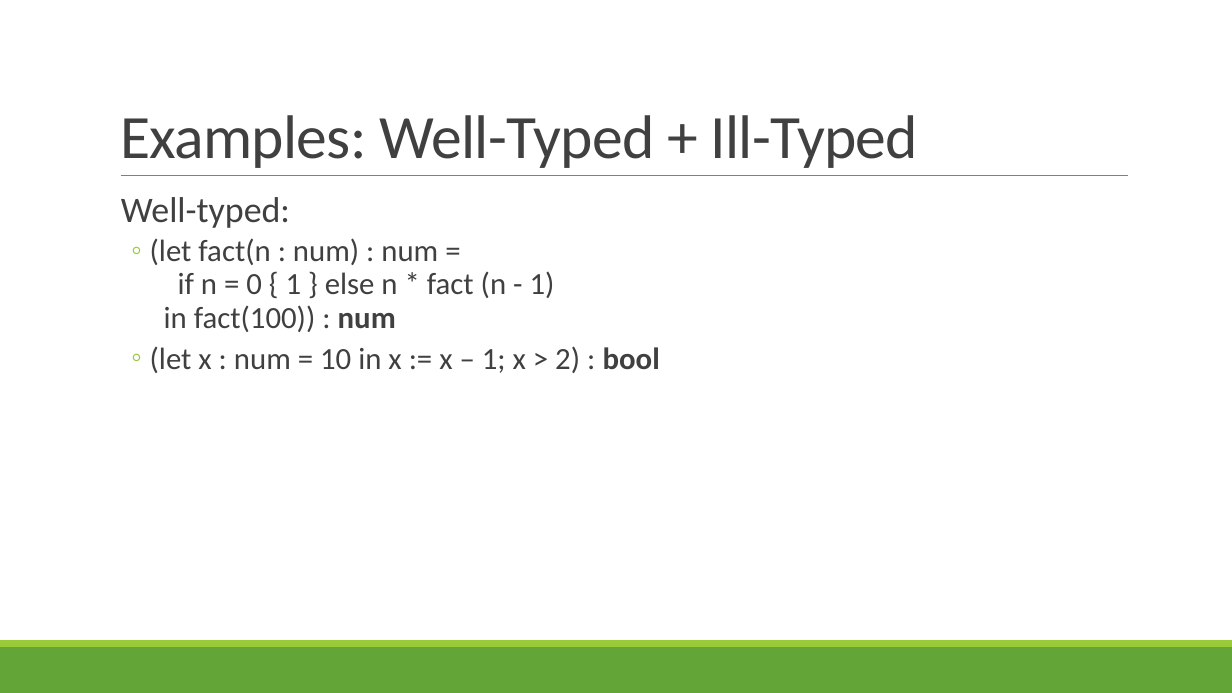
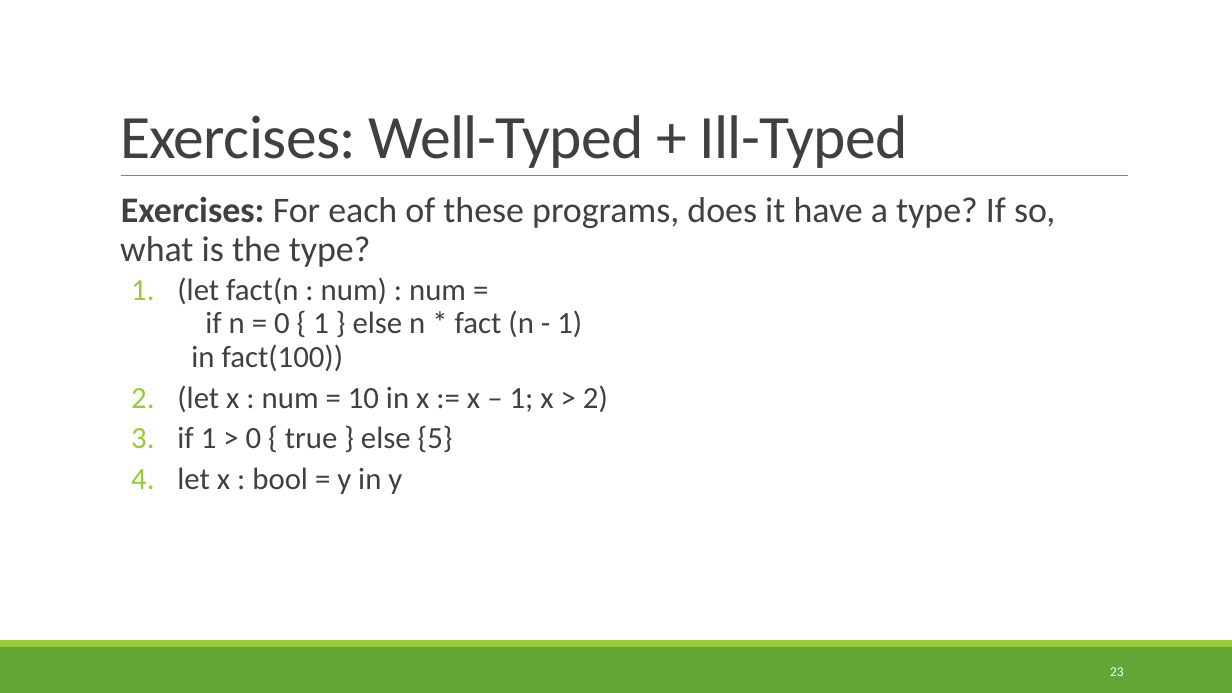
Before and after one commit to rbohrer/pl-course, a slide deck: slide 23 of LectureSlides/07Types.pptx. Drawn at 1232x693 pixels with LibreOffice and Linux fonts; fonts in the diff are those of the drawing. Boxes give left, top, right and bottom in pixels: in the first picture for what was removed or moved away, otherwise in the second. Text is boxed around its words. In the diff, an @@ line names an element or a change of style, - is before the commit and + after.

```diff
--- a/LectureSlides/07Types.pptx
+++ b/LectureSlides/07Types.pptx
@@ title at (x1=120, y1=115, x2=907, y2=168): text changed @@
-Examples: Well-Typed + Ill-Typed
+Exercises: Well-Typed + Ill-Typed
@@ text at (x1=120, y1=197, x2=1055, y2=494): text changed @@
-  Well-typed:
-  ◦ (let fact(n : num) : num =
-    if n = 0 { 1 } else n * fact (n - 1)
-    in fact(100)) : num
-  ◦ (let x : num = 10 in x := x – 1; x > 2) : bool
+  Exercises: For each of these programs, does it have a type? If so, what is the type?
+  1. (let fact(n : num) : num =
+     if n = 0 { 1 } else n * fact (n - 1)
+     in fact(100))
+  2. (let x : num = 10 in x := x – 1; x > 2)
+  3. if 1 > 0 { true } else {5}
+  4. let x : bool = y in y
@@ page number added at (x1=1110, y1=667, x2=1124, y2=676), 10.5 pt, text #FFFFFF @@
+23
```
Also in this commit, not shown: 70 other slides changed, 1 slide removed.
